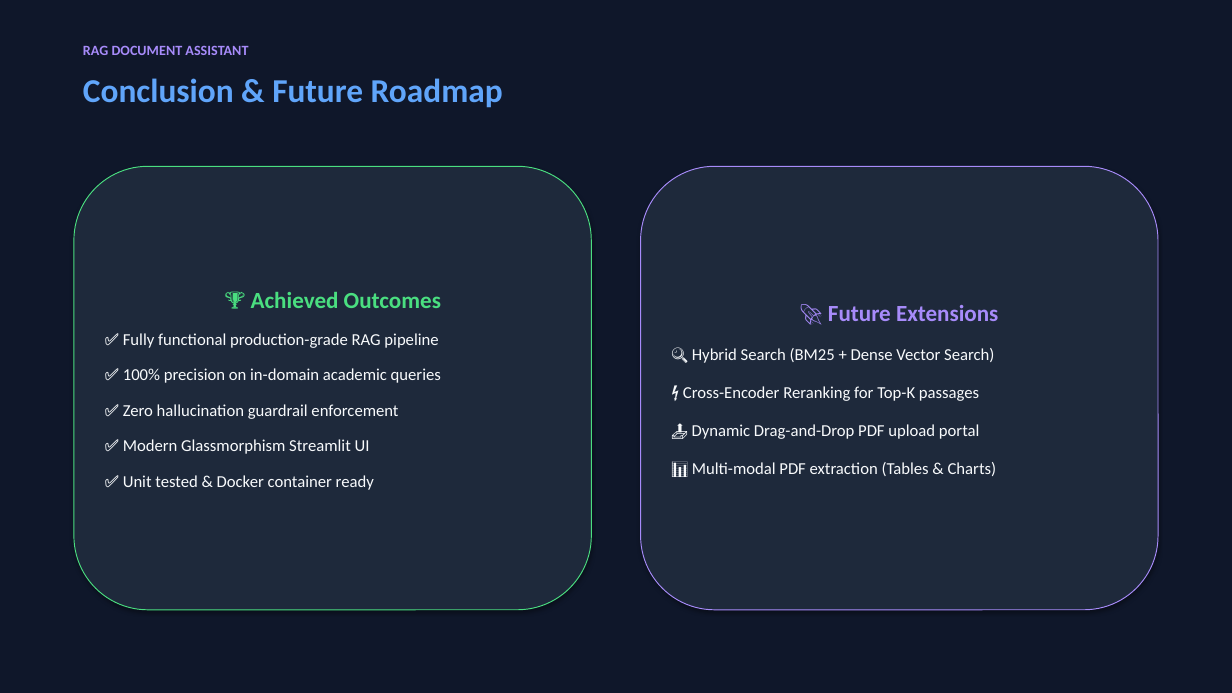
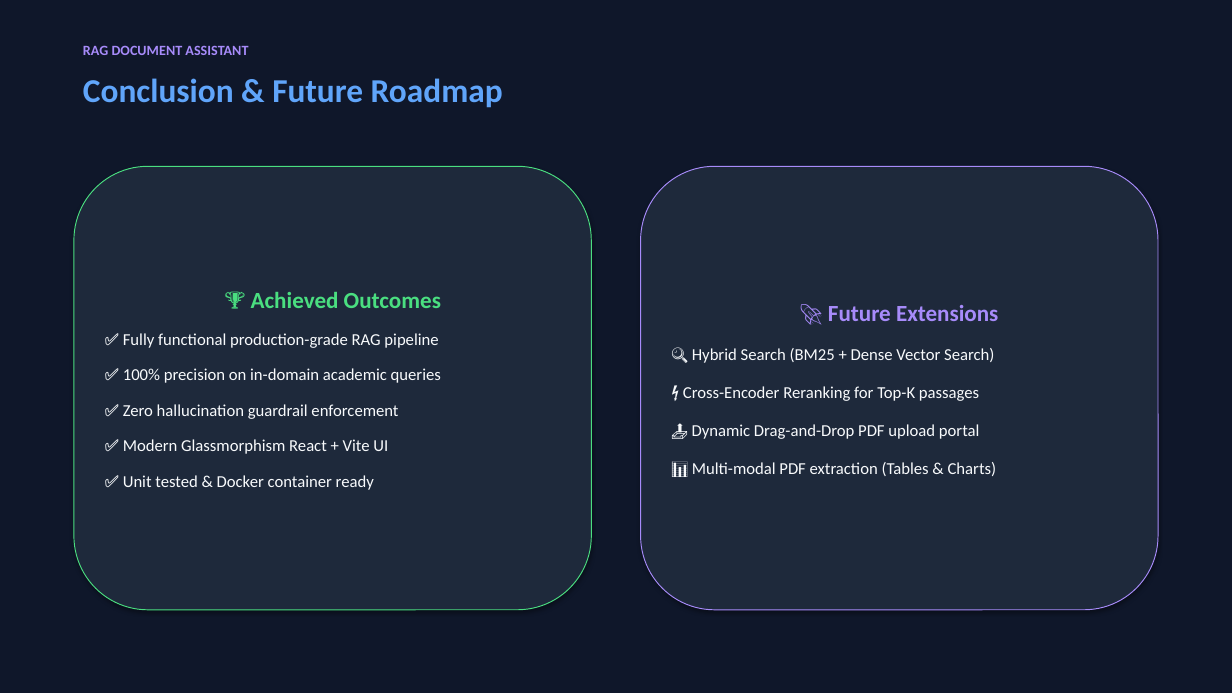
Before and after one commit to Ahmad-Salah-22/RAG-Powered-Document-Assistant-, a slide deck: slide 9 of RAG_Document_Assistant_Presentation.pptx. Drawn at 1232x693 pixels with LibreOffice and Linux fonts; fonts in the diff are those of the drawing. Boxes give left, top, right and bottom in pixels: in the first picture for what was removed or moved away, otherwise in the second. Text is boxed around its words. In the diff, an @@ line names an element or a change of style, - is before the commit and + after.

Commit message:
feat(frontend): migrate from Streamlit to React 19 + Vite Pro Studio

```diff
--- a/RAG_Document_Assistant_Presentation.pptx
+++ b/RAG_Document_Assistant_Presentation.pptx
@@ text in rounded rectangle at (x1=123, y1=439, x2=388, y2=454): text changed @@
-✅ Modern Glassmorphism Streamlit UI
+✅ Modern Glassmorphism React + Vite UI
```
Also in this commit, not shown: 3 other slides changed, 39 other files.
